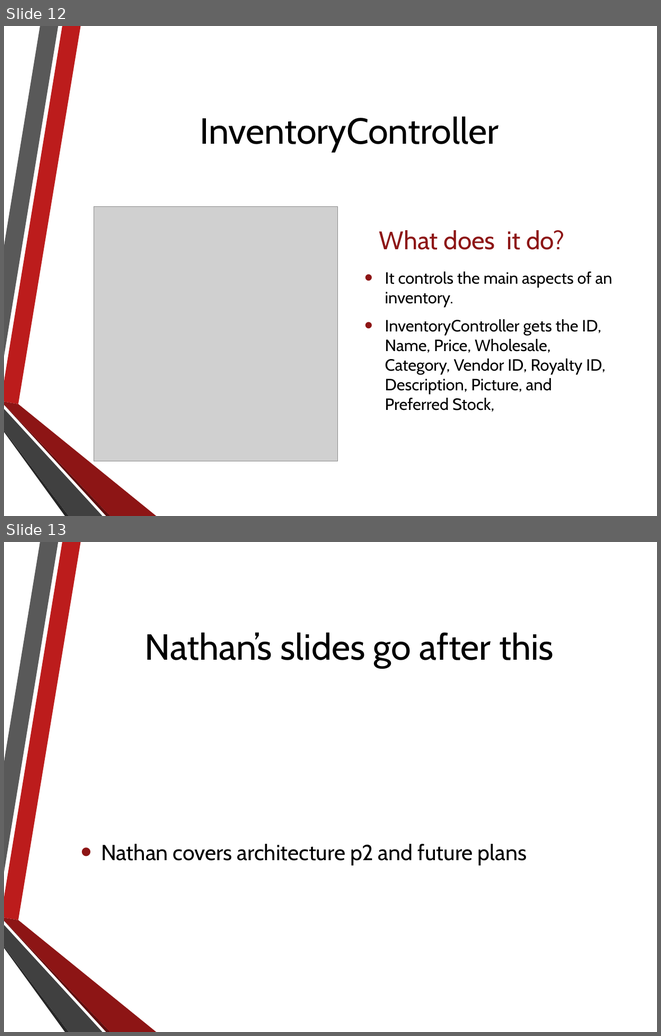
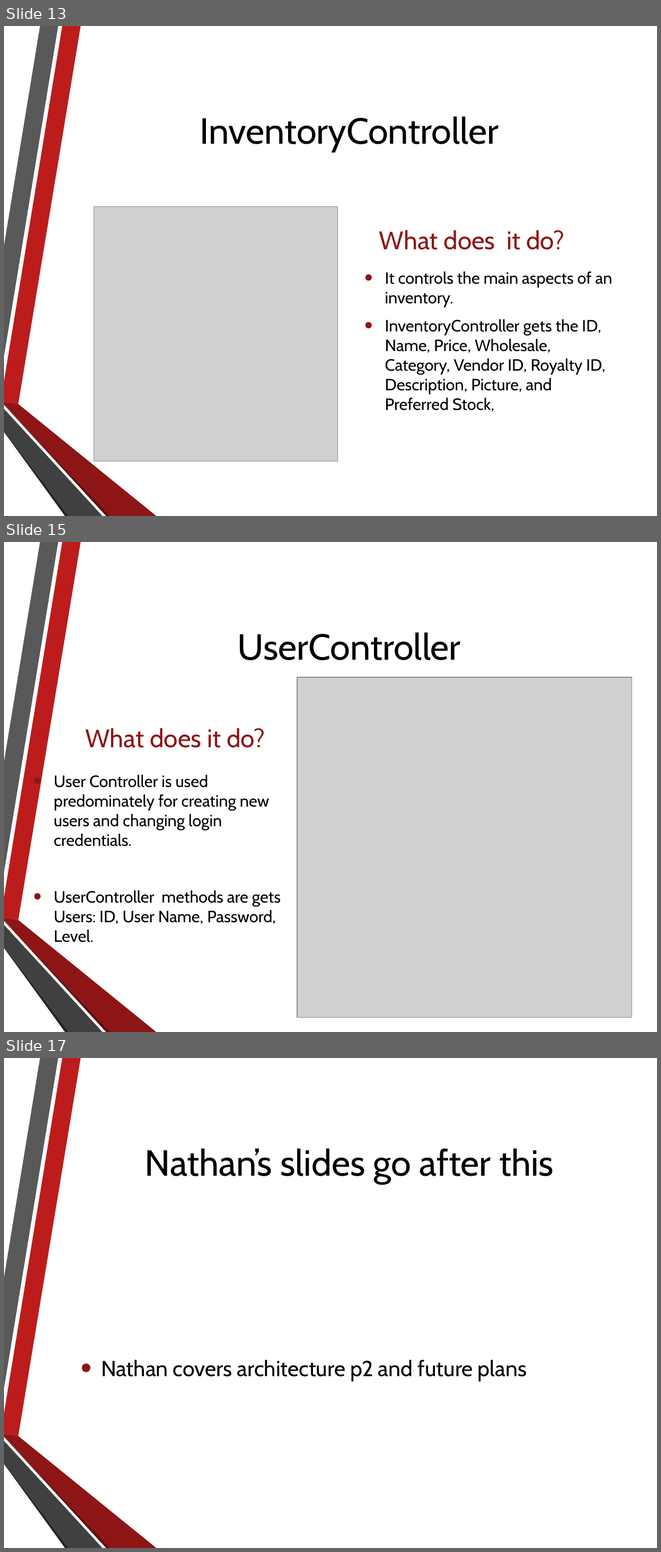
Before and after one commit to NathanielInman/IMS, a slide deck: Presentation.pptx. Shown one above the other, each under a label of ours: slides 12 and 13 before the commit, slides 13, 15 and 17 after it; the slides between them are not shown. The pictures are 661x1036 and 661x1552 pixels, drawn with LibreOffice and Linux fonts; fonts in the diff are those of the drawing; grey boxes stand for pictures; background and template pictures are left out. Boxes give left, top, right and bottom in pixels: in the first picture for what was removed or moved away, otherwise in the second. Text is boxed around its words. In the diff, an @@ line names an element or a change of style, - is before the commit and + after.

```diff
--- a/Presentation.pptx
+++ b/Presentation.pptx
@@ slide 15 added at <box>4,542,657,1032</box>, background picture (left out); not listed: 6 template elements that a slide beside it also shows @@
@@ title added at <box>238,632,461,660</box>, 40 pt, text #000000 @@
+UserController
@@ picture added at <box>297,677,632,1017</box> @@
@@ text added at <box>85,728,265,748</box>, 28 pt, text #8D1515 @@
+What does it do?
@@ text added at <box>54,775,281,942</box>, 18 pt, text #000000 @@
+• User Controller is used predominately for creating new users and changing login credentials.
+• UserController methods are gets Users: ID, User Name, Password, Level.
@@ what was slide 12 is now slide 13 @@
@@ what was slide 13 is now slide 17 @@
```
Also in this commit, not shown: 3 other slides added.
